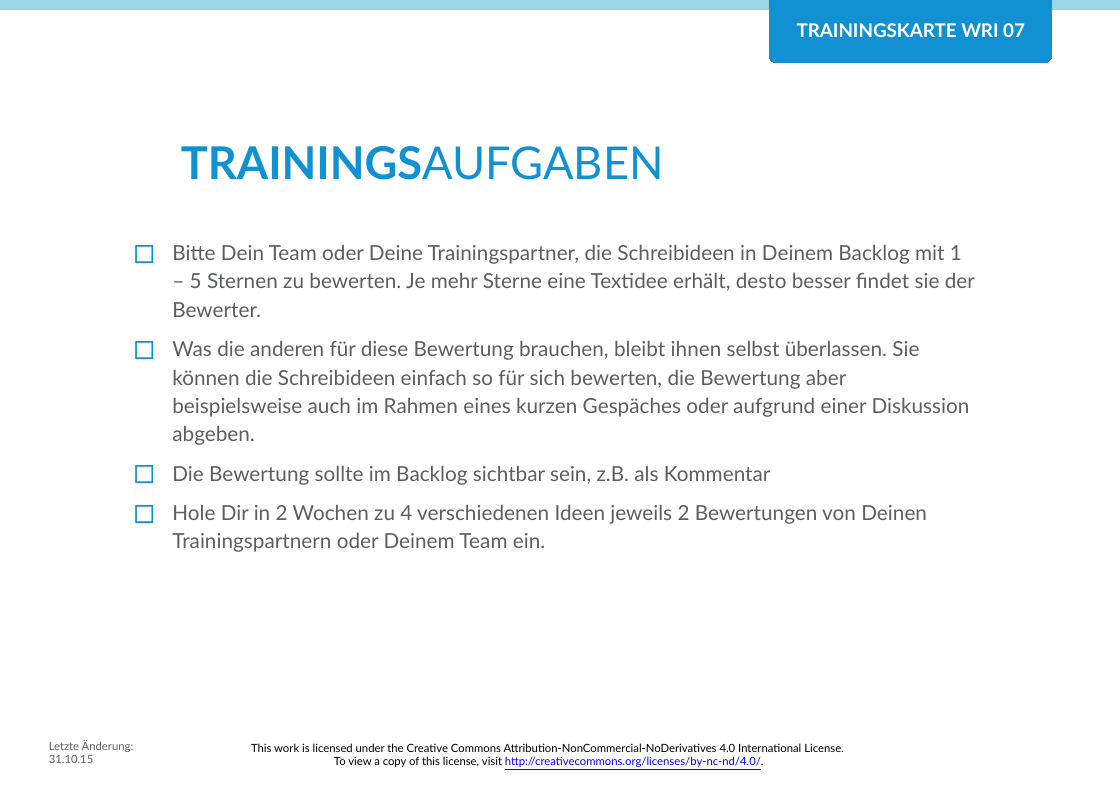
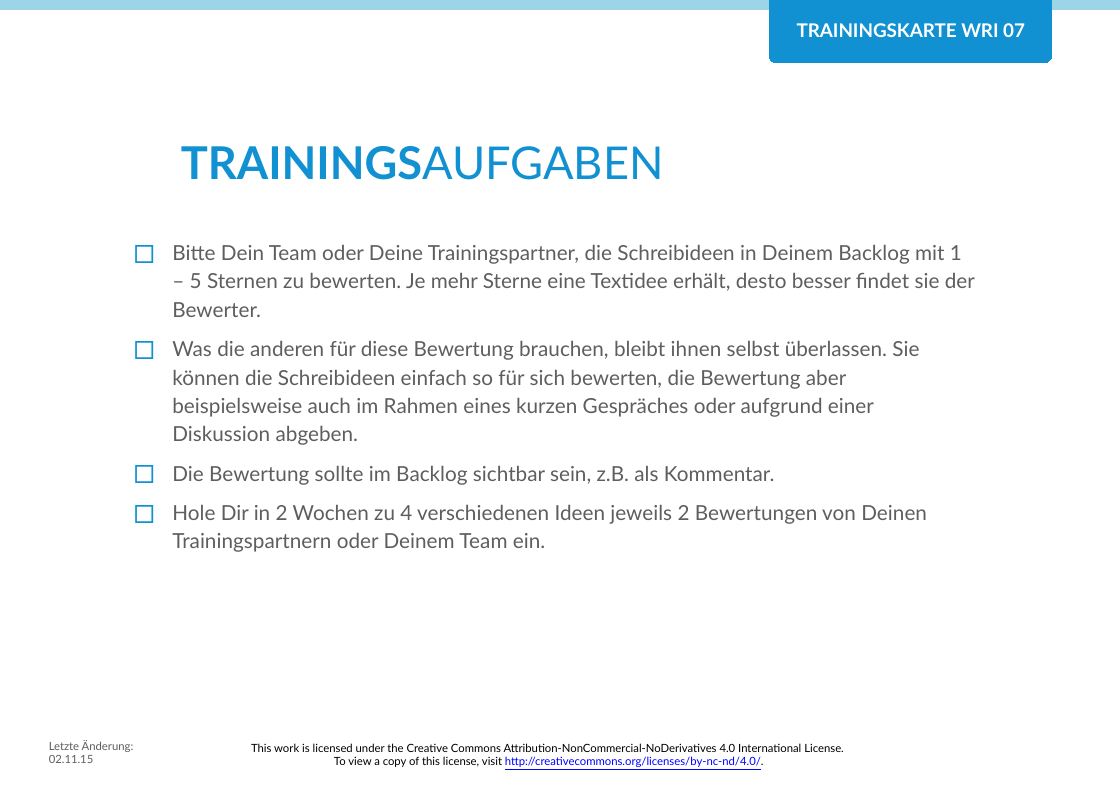
Before and after one commit to Teamtool/training-materials, a slide deck: slide 2 of training-cards/agile moves/Writing (WRI)/ger/apprentice/ger_wri_07_Ideen_bewerten_lassen_AM_A.pptx. Drawn at 1120x789 pixels with LibreOffice and Linux fonts; fonts in the diff are those of the drawing; background and template pictures are left out. Boxes give left, top, right and bottom in pixels: in the first picture for what was removed or moved away, otherwise in the second. Text is boxed around its words. In the diff, an @@ line names an element or a change of style, - is before the commit and + after.

```diff
--- a/training-cards/agile moves/Writing (WRI)/ger/apprentice/ger_wri_07_Ideen_bewerten_lassen_AM_A.pptx
+++ b/training-cards/agile moves/Writing (WRI)/ger/apprentice/ger_wri_07_Ideen_bewerten_lassen_AM_A.pptx
@@ text at (172,340,919,485): text changed @@
-◻ Was die anderen für diese Bewertung brauchen, bleibt ihnen selbst überlassen. Sie können die Schreibideen einfach so für sich bewerten, die Bewertung aber beispielsweise auch im Rahmen eines kurzen Gespäches oder aufgrund einer Diskussion abgeben.
-◻ Die Bewertung sollte im Backlog sichtbar sein, z.B. als Kommentar
+◻ Was die anderen für diese Bewertung brauchen, bleibt ihnen selbst überlassen. Sie können die Schreibideen einfach so für sich bewerten, die Bewertung aber beispielsweise auch im Rahmen eines kurzen Gespräches oder aufgrund einer Diskussion abgeben.
+◻ Die Bewertung sollte im Backlog sichtbar sein, z.B. als Kommentar.
@@ text at (49,740,134,763): text changed @@
-Letzte Änderung: 31.10.15
+Letzte Änderung: 02.11.15
```
Also in this commit, not shown: 1 other slide changed, 5 other files.
